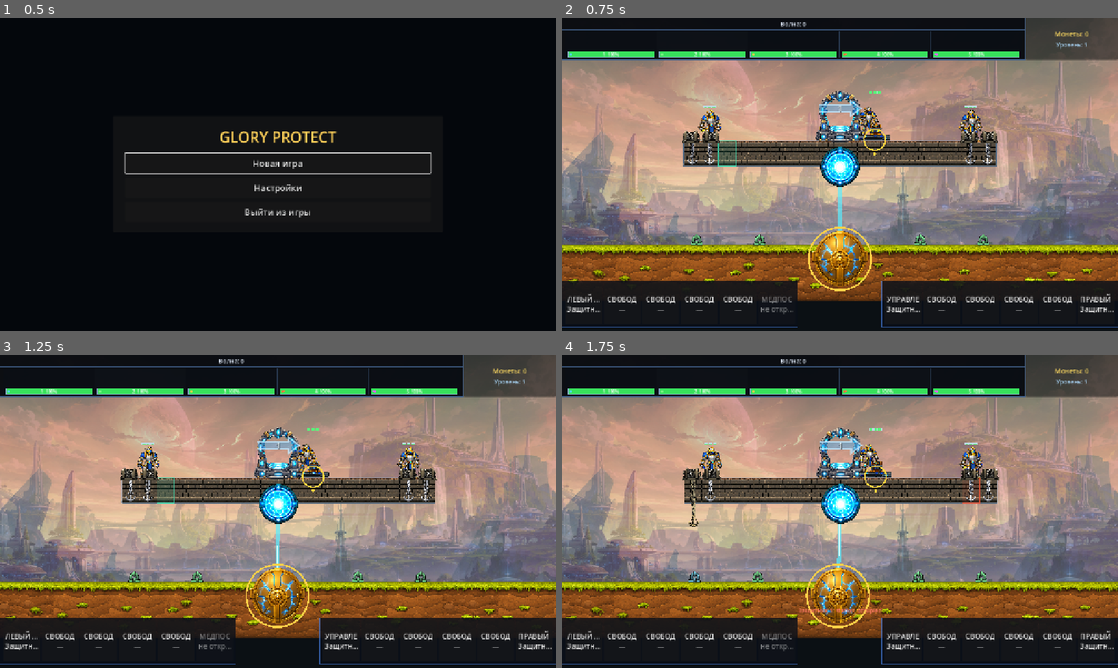
Above: before the commit, frames 1-4 (two rows, left to right).
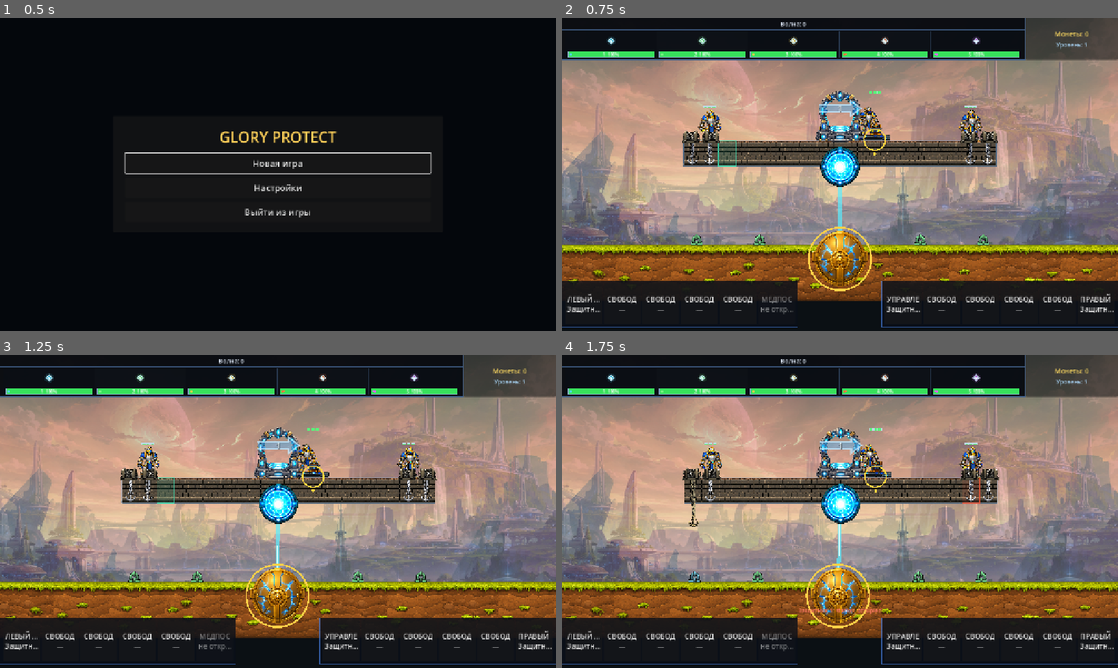
Above: after the commit, the same moments.

Repository: bageus/GloryProtect
Game: Godot game, scene res://scenes/app/app_shell.tscn
The game is run twice, just before and just after one commit, with the same random seed, the same clock (stepped at 60 frames per second) and the same inputs.
Inputs (mouse positions are in pixels of both pictures, inside the frame that each line leads up to):
- Up to frame 1 (0.5 s): no input
- Up to frame 2 (0.75 s): click "Новая игра" at 0.5 s
- Up to frame 3 (1.25 s): no input
- Up to frame 4 (1.75 s): tap Enter (ui_accept) at 1.25, 1.52 s; move the mouse to (962, 495) at 1.27 s; hold X (gp_assign_right_anchor) from 1.28 s (still down); hold 1 (gp_anchor_1) from 1.28 s (still down); click (962, 495) at 1.42 s

Frame 1 is identical in both runs. In frame 2, 0.2% of the frame differs, in the area x 8-76%, y 5-9%; in frame 3, 0.2%; in frame 4, 0.2%.

Commit message:
Show shield cores and impact waves on minimap

Diff:
--- a/scripts/ui/strategic_minimap.gd
+++ b/scripts/ui/strategic_minimap.gd
@@ -9,8 +9,11 @@
 @export_node_path("RunEconomy") var run_economy_path: NodePath = NodePath("../../RunEconomy")
 @export_node_path("UpgradeSystem") var upgrade_system_path: NodePath = NodePath("../../UpgradeSystem")
 @export_range(0.1, 4.0, 0.1) var cloud_morph_speed: float = 1.2
+@export_range(0.4, 2.0, 0.05) var energy_wave_duration: float = 0.9
+@export_range(0.35, 1.2, 0.05) var energy_wave_radius_scale: float = 0.82
 
 var _blink_elapsed: float = 0.0
+var _energy_waves: Array[Dictionary] = []
 var _game_flow: GameFlowController
 
 @onready var _shield: ShieldSystem = get_node(shield_system_path)
@@ -31,12 +34,21 @@
 		_game_flow = scene_root.get_node_or_null(
 			"GameFlowController"
 		) as GameFlowController
+	if not _waves.strategic_enemy_impacted.is_connected(
+		_on_strategic_enemy_impacted
+	):
+		_waves.strategic_enemy_impacted.connect(_on_strategic_enemy_impacted)
 	queue_redraw()
 
 
 func _process(delta: float) -> void:
-	if _game_flow == null or _game_flow.is_world_simulation_active():
-		_blink_elapsed += maxf(0.0, delta)
+	var simulation_active: bool = (
+		_game_flow == null or _game_flow.is_world_simulation_active()
+	)
+	if simulation_active:
+		var safe_delta: float = maxf(0.0, delta)
+		_blink_elapsed += safe_delta
+		_update_energy_waves(safe_delta)
 	_summary_label.text = "Волна: %d" % _director.get_wave_number()
 	_coins_label.text = "Монеты: %d" % _economy.get_coins()
 	_upgrade_level_label.text = "Уровень: %d" % (
@@ -90,6 +102,8 @@
 		shield_bar_height,
 		lane_width
 	)
+	_draw_energy_waves(section_count, margin_x, lane_top, shield_bar_y, lane_width)
+	_draw_core_markers(section_count, margin_x, lane_top, shield_bar_y, lane_width)
 	_draw_groups(section_count, margin_x, lane_top, shield_bar_y, lane_width)
 
 
@@ -107,6 +121,45 @@
 
 func get_map_width() -> float:
 	return _get_map_width()
+
+
+func get_core_marker_count() -> int:
+	return _shield.get_section_count()
+
+
+func get_core_marker_position(section_id: int) -> Vector2:
+	var section_count: int = _shield.get_section_count()
+	if section_count <= 0 or not _shield.is_valid_section(section_id):
+		return Vector2.ZERO
+	var margin_x: float = 8.0
+	var lane_top: float = 30.0
+	var lane_bottom: float = size.y - 5.0
+	var shield_bar_y: float = lane_bottom - 14.0
+	var lane_width: float = (
+		_get_map_width() - margin_x * 2.0
+	) / float(section_count)
+	return _get_core_marker_position(
+		section_id,
+		margin_x,
+		lane_top,
+		shield_bar_y,
+		lane_width
+	)
+
+
+func get_active_energy_wave_count() -> int:
+	return _energy_waves.size()
+
+
+func has_energy_wave_for_section(section_id: int) -> bool:
+	for wave: Dictionary in _energy_waves:
+		if int(wave["section"]) == section_id:
+			return true
+	return false
+
+
+func debug_emit_energy_wave(section_id: int) -> void:
+	_on_strategic_enemy_impacted(section_id, 0.0)
 
 
 func _get_map_width() -> float:
@@ -185,6 +238,101 @@
 			10,
 			Color.WHITE
 		)
+
+
+func _draw_core_markers(
+	section_count: int,
+	margin_x: float,
+	lane_top: float,
+	shield_bar_y: float,
+	lane_width: float
+) -> void:
+	for section_id: int in range(section_count):
+		var marker_position: Vector2 = _get_core_marker_position(
+			section_id,
+			margin_x,
+			lane_top,
+			shield_bar_y,
+			lane_width
+		)
+		_draw_core_marker(section_id, marker_position)
+
+
+func _draw_core_marker(section_id: int, marker_position: Vector2) -> void:
+	var section_color: Color = _shield.get_section_color(section_id)
+	var pulse: float = 0.82 + sin(_blink_elapsed * 2.4 + float(section_id)) * 0.08
+	var outer_radius: float = 7.5 * pulse
+	draw_circle(
+		marker_position,
+		outer_radius + 4.0,
+		Color(section_color.r, section_color.g, section_color.b, 0.13)
+	)
+	var diamond := PackedVector2Array([
+		marker_position + Vector2(0.0, -outer_radius),
+		marker_position + Vector2(outer_radius, 0.0),
+		marker_position + Vector2(0.0, outer_radius),
+		marker_position + Vector2(-outer_radius, 0.0),
+	])
+	draw_colored_polygon(
+		diamond,
+		Color(section_color.r, section_color.g, section_color.b, 0.78)
+	)
+	var outline := diamond.duplicate()
+	outline.append(diamond[0])
+	draw_polyline(outline, Color(0.8, 0.95, 1.0, 0.88), 1.2, true)
+	draw_circle(marker_position, 2.6, Color(0.92, 1.0, 1.0, 0.92))
+
+
+func _draw_energy_waves(
+	section_count: int,
+	margin_x: float,
+	lane_top: float,
+	shield_bar_y: float,
+	lane_width: float
+) -> void:
+	if _energy_waves.is_empty():
+		return
+	for wave: Dictionary in _energy_waves:
+		var section_id: int = clampi(int(wave["section"]), 0, section_count - 1)
+		var progress: float = clampf(
+			float(wave["elapsed"]) / maxf(0.001, energy_wave_duration),
+			0.0,
+			1.0
+		)
+		var center: Vector2 = _get_core_marker_position(
+			section_id,
+			margin_x,
+			lane_top,
+			shield_bar_y,
+			lane_width
+		)
+		var radius: float = lerpf(4.0, lane_width * energy_wave_radius_scale, progress)
+		var alpha: float = (1.0 - progress) * 0.58
+		draw_circle(center, radius * 0.28, Color(0.24, 0.74, 1.0, alpha * 0.16))
+		draw_arc(center, radius, 0.0, TAU, 40, Color(0.36, 0.82, 1.0, alpha), 2.4, true)
+		draw_arc(
+			center,
+			maxf(2.0, radius * 0.62),
+			0.0,
+			TAU,
+			36,
+			Color(0.72, 0.96, 1.0, alpha * 0.5),
+			1.2,
+			true
+		)
+
+
+func _get_core_marker_position(
+	section_id: int,
+	margin_x: float,
+	lane_top: float,
+	shield_bar_y: float,
+	lane_width: float
+) -> Vector2:
+	return Vector2(
+		margin_x + (float(section_id) + 0.5) * lane_width,
+		lerpf(lane_top, shield_bar_y, 0.48)
+	)
 
 
 func _draw_groups(
@@ -316,14 +464,33 @@
 	for index: int in range(visible_specks):
 		var speck_seed: float = float(snapshot.group_id * 17 + index * 11)
 		var offset := Vector2(
-			sin(speck_seed * 1.7) * radius_x * 0.55,
-			cos(speck_seed * 2.3) * radius_y * 0.45
+			sin(_blink_elapsed * 1.7 + speck_seed) * radius_x * 0.45,
+			cos(_blink_elapsed * 2.3 + speck_seed) * radius_y * 0.45
 		)
 		draw_circle(
 			cloud_position + offset,
 			1.3,
 			Color(0.2, 0.02, 0.03, 0.9)
 		)
+
+
+func _update_energy_waves(delta: float) -> void:
+	for index: int in range(_energy_waves.size() - 1, -1, -1):
+		_energy_waves[index]["elapsed"] = float(_energy_waves[index]["elapsed"]) + delta
+		if float(_energy_waves[index]["elapsed"]) >= energy_wave_duration:
+			_energy_waves.remove_at(index)
+
+
+func _on_strategic_enemy_impacted(section_id: int, _damage: float) -> void:
+	if not _shield.is_valid_section(section_id):
+		return
+	_energy_waves.append({
+		"section": section_id,
+		"elapsed": 0.0,
+	})
+	while _energy_waves.size() > 12:
+		_energy_waves.remove_at(0)
+	queue_redraw()
 
 
 func _get_health_color(section_id: int) -> Color:
